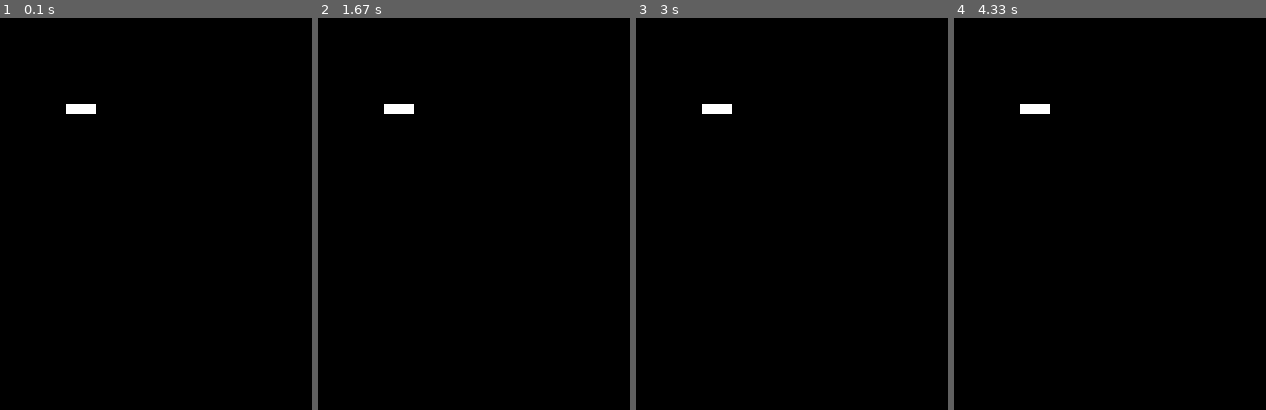
Above: before the commit, frames 1-4 (left to right).
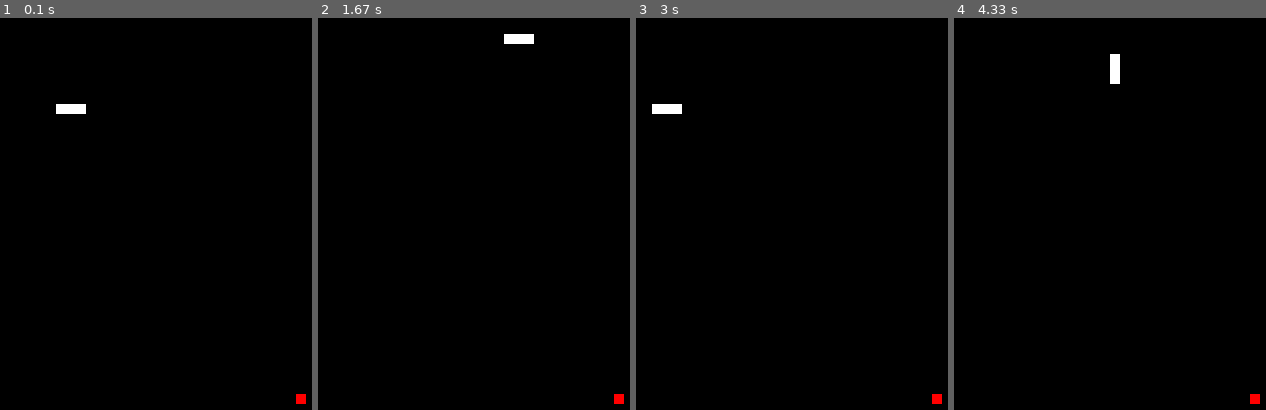
Above: after the commit, the same moments.

Repository: ManoelCosta/ProjetosPygame
Game: pygame game, started from Snake.py
The game is run twice, just before and just after one commit, with the same random seed, the same clock (stepped at 60 frames per second) and the same inputs.
Inputs:
- Up to frame 1 (0.1 s): no input
- Up to frame 2 (1.67 s): hold Right 0.33-0.8 s; hold Up 0.83-1.13 s; hold Right 1.17-1.63 s
- Up to frame 3 (3 s): hold Left 1.67-2.2 s; hold Down 2.23-2.53 s; hold Left 2.57-2.97 s
- Up to frame 4 (4.33 s): hold Up 3-3.37 s; hold Right 3.4-4.03 s; hold Down from 4.07 s (still down)

The runs differ from the first frame. In frame 1, 0.2% of the frame differs, in the area x 17-99%, y 21-99%; in frame 2, 0.6%, in the area x 21-99%, y 4-99%; in frame 3, 0.6%; in frame 4, 0.6%.

Commit message:
ainda falta criar a colisão com as bordas e da cobre sobre ela

Diff:
--- a/Snake.py
+++ b/Snake.py
@@ -1,5 +1,16 @@
-import pygame
+import pygame, random
 from pygame.locals import *
+
+
+def on_grid_random():
+    x = random.randint(0, 590)
+    y = random.randint(0, 590)
+    return x // 10 * 10, y // 10 * 10
+
+
+def collision(c1, c2):
+    return c1[0] == c2[0] and c1[1] == c2[1]
+
 
 UP = 0
 RIGHT = 1
@@ -7,21 +18,54 @@
 LEFT = 3
 
 pygame.init()
-screen = pygame.display.set_mode((600,600))
+screen = pygame.display.set_mode((600, 600))
 pygame.display.set_caption('Snake')
 
 snake = [(200, 200), (210, 200), (220, 200)]
 snake_skin = pygame.Surface((10, 10))
 snake_skin.fill((255, 255, 255))
+
+apple_pos = on_grid_random()
+apple = pygame.Surface((10, 10))
+apple.fill((255, 0, 0))
+
 my_direction = LEFT
 
+clock = pygame.time.Clock()
 while True:
+    clock.tick(20)
     for event in pygame.event.get():
         if event.type == QUIT:
             pygame.quit()
 
+        if event.type == KEYDOWN:
+            if event.key == K_UP:
+                my_direction = UP
+            if event.key == K_DOWN:
+                my_direction = DOWN
+            if event.key == K_RIGHT:
+                my_direction = RIGHT
+            if event.key == K_LEFT:
+                my_direction = LEFT
+    screen.fill((0, 0, 0))
+    screen.blit(apple, apple_pos)
 
-    screen.fill((0, 0, 0))
+    if collision(snake[0], apple_pos):
+        apple_pos = on_grid_random()
+        snake.append((0, 0))
+
+    for i in range(len(snake) - 1, 0, -1):
+        snake[i] = (snake[i - 1][0], snake[i - 1][1])
+
+    if my_direction == UP:
+        snake[0] = (snake[0][0], snake[0][1] - 10)
+    if my_direction == DOWN:
+        snake[0] = (snake[0][0], snake[0][1] + 10)
+    if my_direction == RIGHT:
+        snake[0] = (snake[0][0] + 10, snake[0][1])
+    if my_direction == LEFT:
+        snake[0] = (snake[0][0] - 10, snake[0][1])
+
     for pos in snake:
         screen.blit(snake_skin, pos)
 
